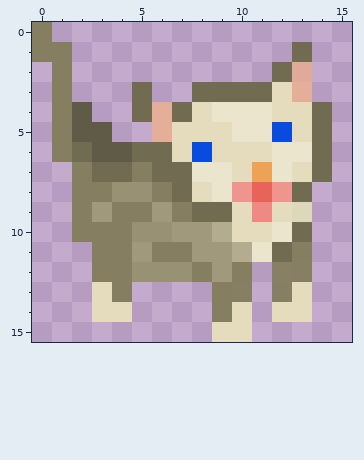
A pixel-art sprite gets an edit: images/cat_walk_left0.png. The picture above is the old version.
The file is 16x16 pixels. Pixels under 10% opacity are left out. Colours within 5 levels of each other are drawn and written as one.
After the commit:
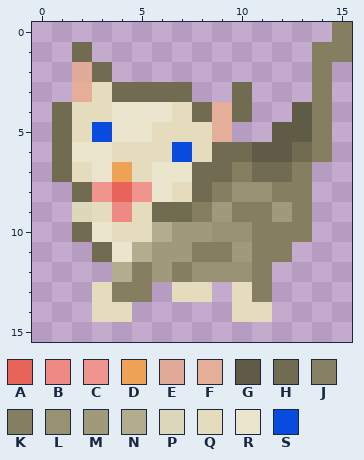
Palette (. is transparent): A #e8635a  B #ee8a83  C #f0948e  D #eea255  E #e3aa95f3  F #e5ae99  G #605b46  H #716b52  J #847e5ff3  K #857e60  L #989173  M #a0997b  N #b3ac8e  P #ded8bb  Q #e4dcbd  R #ebe5ce  S #094bde
From the commit log: Duped right to left
Difference:
Changed rows in their new state; - is an unchanged pixel.
first column x 0:
 0 .--------------K
 1 ..H----------.KK
 2 -.EH--------..K-
 3 -.FQH-HH..-...K-
 4 -HQQRRRQHFH..GK-
 5 -HQSRRQ--F..GGK-
 6 -HRRQQQSQHHGGHK-
 7 -HQRDQRRHHKHHK.-
 8 --HCACRQHKLLKK--
 9 --PQBQHHKMKKMK--
10 --HRQQN--LLKKK--
11 ---HRNMMKKMKK.--
12 ---.NKMKLLLK..--
13 -----K-QQ.QK..--
14 ---------.-Q..--
15 ---------..-----
Boxes around the changes in both pictures, in picture pixels (x1, y1, x2, y2):
changed: (32, 22, 352, 342)
